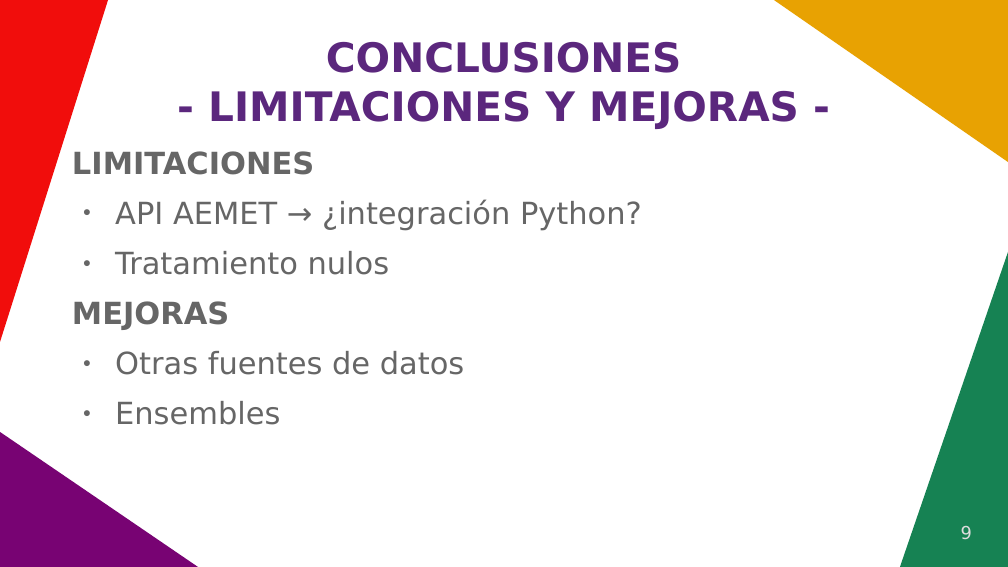
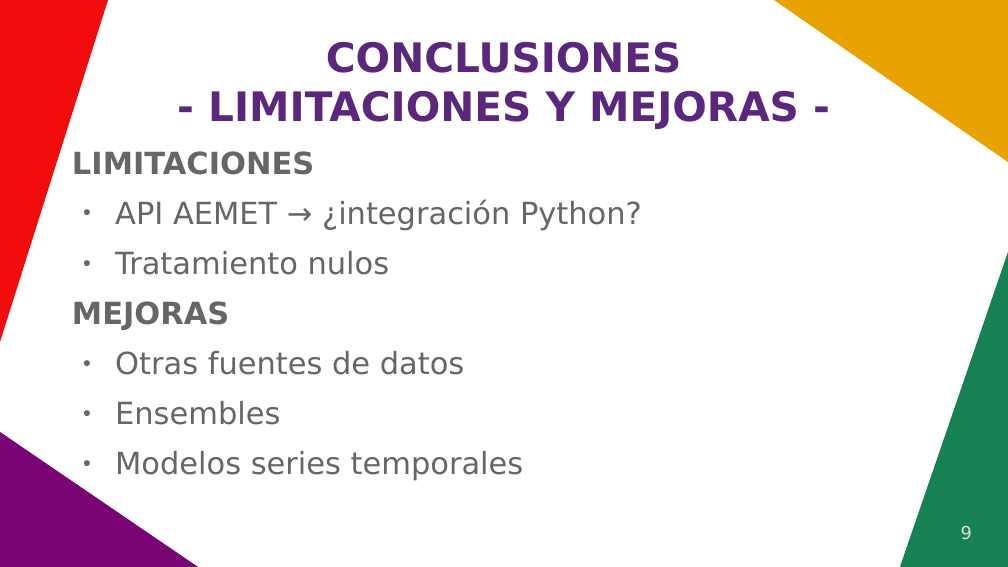
Before and after one commit to jonkar-diazperez/ML_JCDP, a slide deck: slide 9 of docs/Proyecto ML - DS v1.pptx. Drawn at 1008x567 pixels with LibreOffice and Linux fonts; fonts in the diff are those of the drawing. Boxes give left, top, right and bottom in pixels: in the first picture for what was removed or moved away, otherwise in the second. Text is boxed around its words. In the diff, an @@ line names an element or a change of style, - is before the commit and + after.

Commit message:
Actualización mejoras

```diff
--- a/docs/Proyecto ML - DS v1.pptx
+++ b/docs/Proyecto ML - DS v1.pptx
@@ text at [115,451,524,480]: paragraph added @@
+● Modelos series temporales
```
